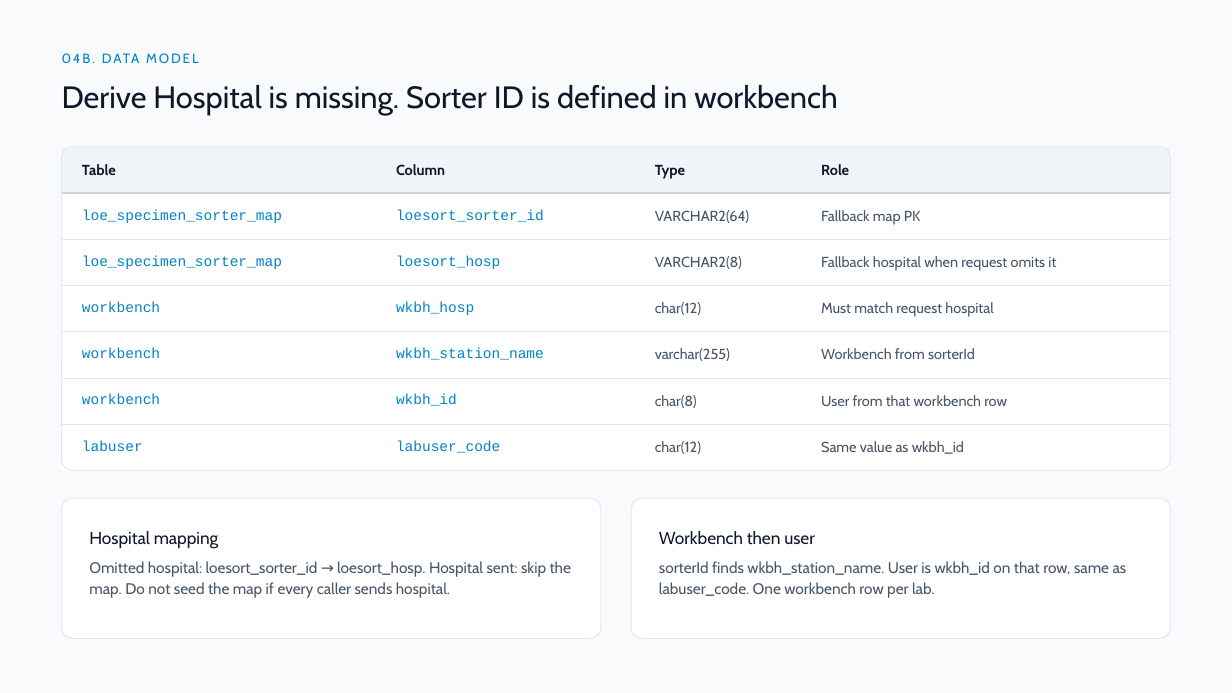
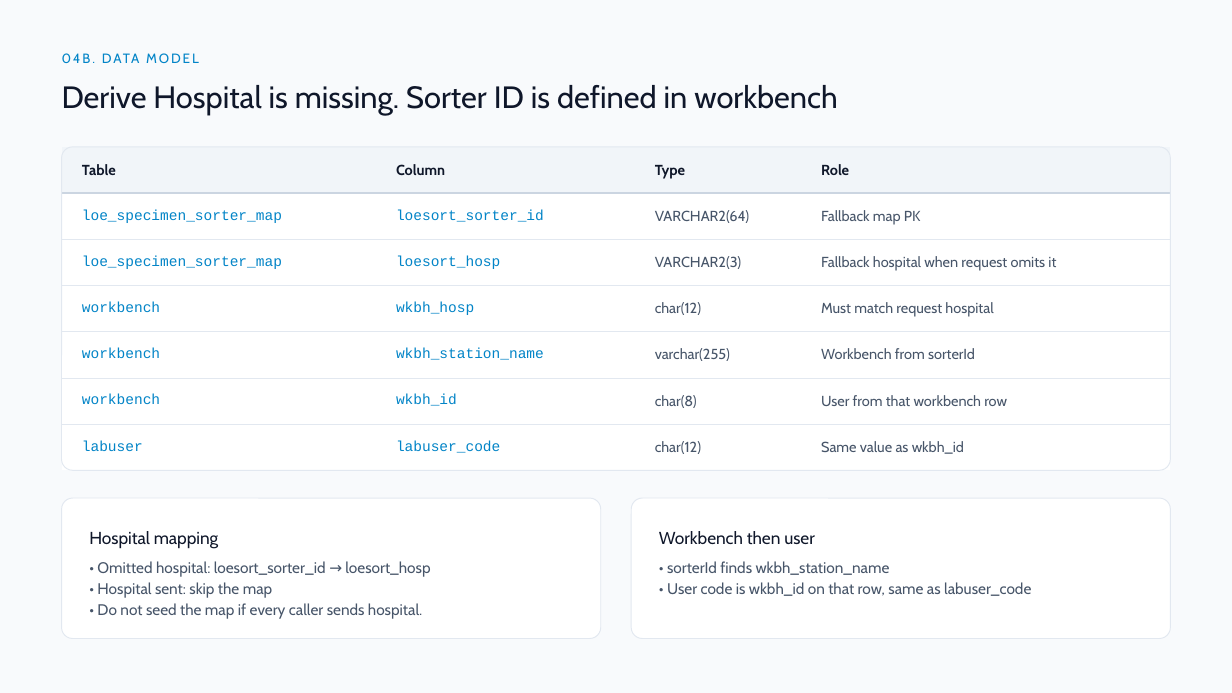
Before and after one commit to DragonChong/HA-Notes, a slide deck: slide 15 of SDLC/Projects/TMP-specimen-sorter-api — Specimen Sorter API/assets/Specimen Sorter API v3.pptx. Drawn at 1232x693 pixels with LibreOffice and Linux fonts; fonts in the diff are those of the drawing. Boxes give left, top, right and bottom in pixels: in the first picture for what was removed or moved away, otherwise in the second. Text is boxed around its words. In the diff, an @@ line names an element or a change of style, - is before the commit and + after.

```diff
--- a/SDLC/Projects/TMP-specimen-sorter-api — Specimen Sorter API/assets/Specimen Sorter API v3.pptx
+++ b/SDLC/Projects/TMP-specimen-sorter-api — Specimen Sorter API/assets/Specimen Sorter API v3.pptx
@@ table at box(62, 147, 1171, 458) @@
-row 3, column 3: VARCHAR2(8)
+row 3, column 3: VARCHAR2(3)
@@ text at box(97, 561, 430, 619): text changed @@
-Omitted hospital: loesort_sorter_id → loesort_hosp. Hospital sent: skip the map. Do not seed the map if every caller sends hospital.
+• Omitted hospital: loesort_sorter_id → loesort_hosp
+• Hospital sent: skip the map
+• Do not seed the map if every caller sends hospital.
@@ text at box(667, 561, 1031, 596): text changed @@
-sorterId finds wkbh_station_name. User is wkbh_id on that row, same as labuser_code. One workbench row per lab.
+• sorterId finds wkbh_station_name
+• User code is wkbh_id on that row, same as labuser_code
```
Also in this commit, not shown: 1 other slide changed, 1 slide removed, 8 other files.
